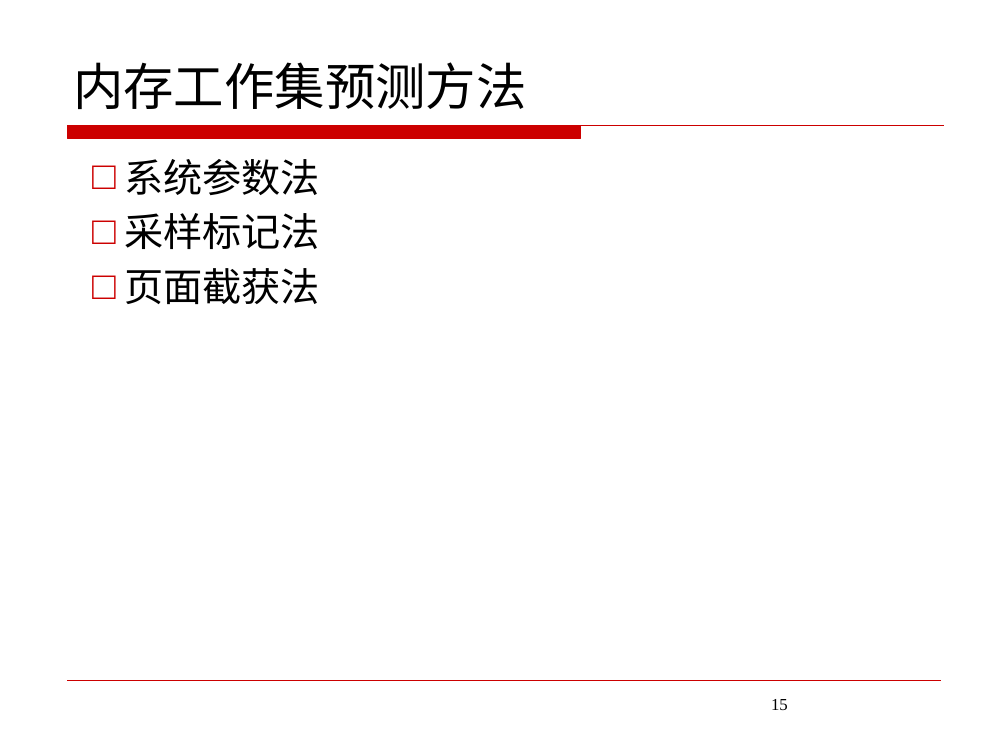
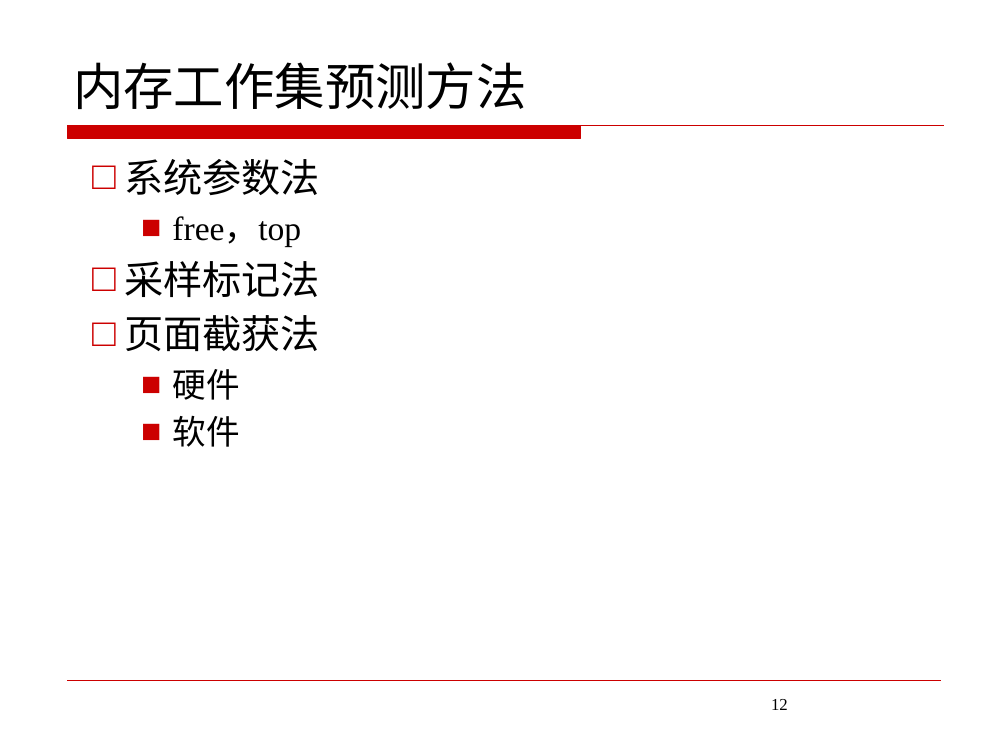
Before and after one commit to JoeHF/aet_data, a slide deck: slide 12 of 答辩/答辩ppt.pptx (slide 15 before the commit). Drawn at 1008x756 pixels with LibreOffice and Linux fonts; fonts in the diff are those of the drawing; background and template pictures are left out. Boxes give left, top, right and bottom in pixels: in the first picture for what was removed or moved away, otherwise in the second. Text is boxed around its words. In the diff, an @@ line names an element or a change of style, - is before the commit and + after.

```diff
--- a/答辩/答辩ppt.pptx
+++ b/答辩/答辩ppt.pptx
@@ text at (172,216,301,246): paragraph added @@
+  ■ free，top
@@ text at (172,369,239,447): paragraphs added @@
+  ■ 硬件
+  ■ 软件
@@ page number at (771,699,788,710): text changed @@
-15
+12
```
Also in this commit, not shown: 8 other slides changed, 23 slides added, 19 slides removed, 11 other files.
